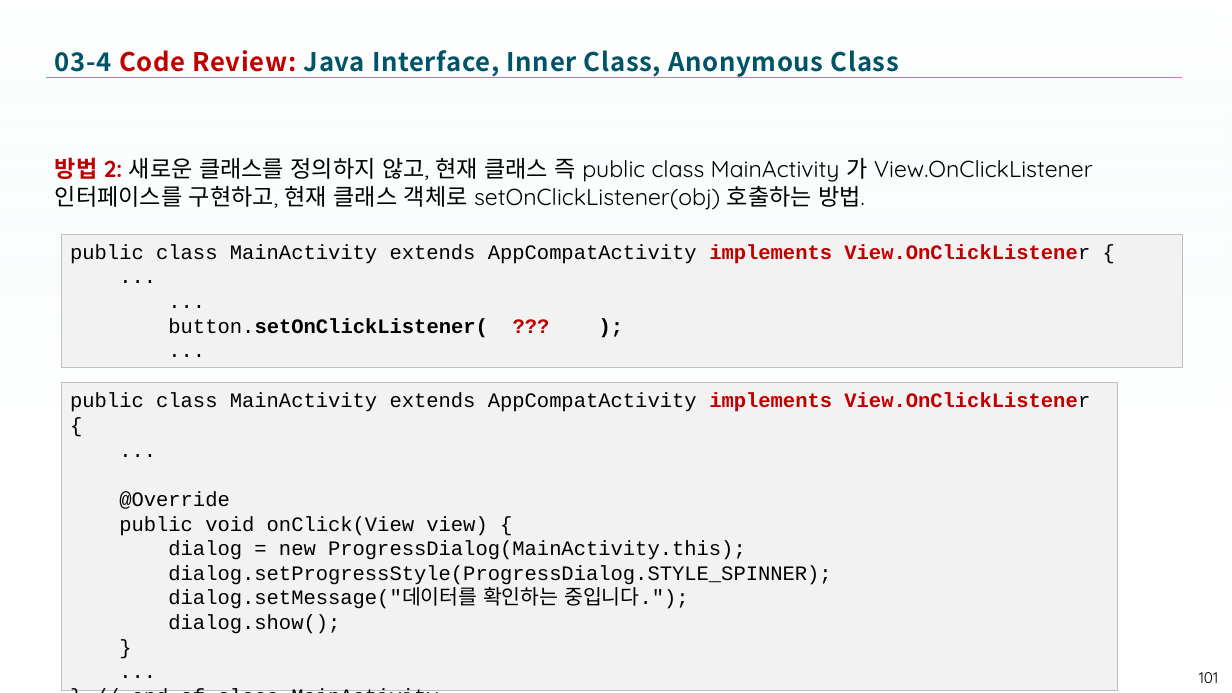
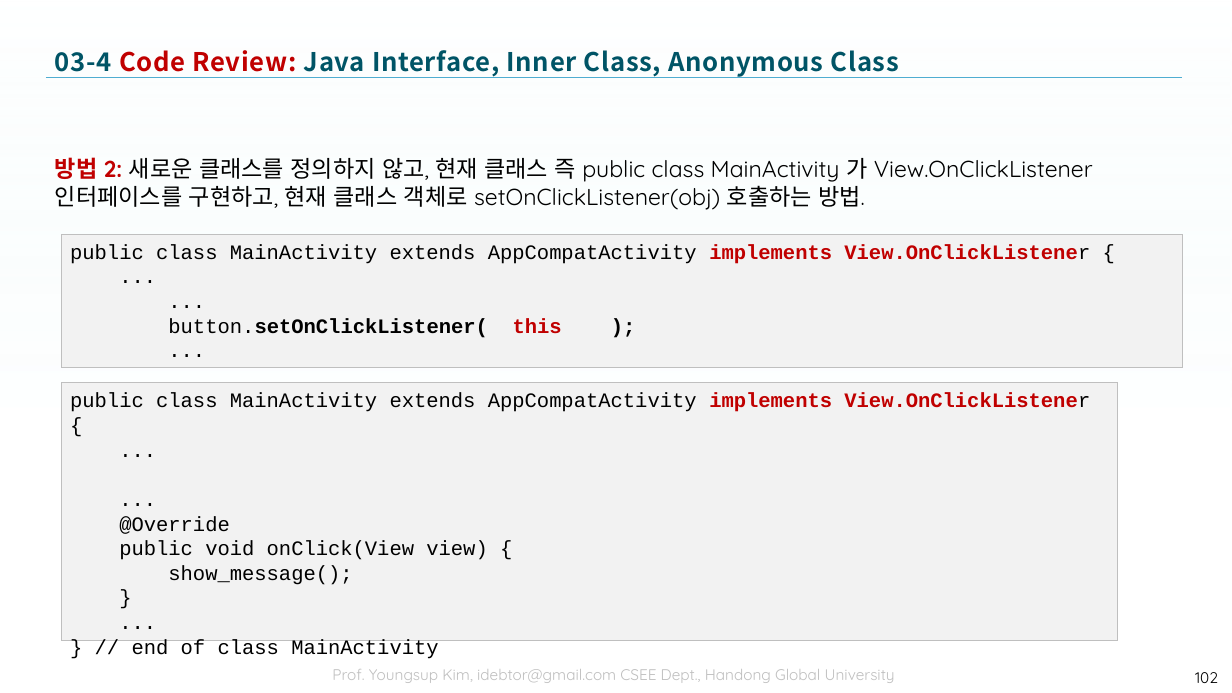
Before and after one commit to tae7841/HuStarAS, a slide deck: slide 102 of ppts/03Widget.pptx (slide 101 before the commit). Drawn at 1232x693 pixels with LibreOffice and Linux fonts; fonts in the diff are those of the drawing; background and template pictures are left out. Boxes give left, top, right and bottom in pixels: in the first picture for what was removed or moved away, otherwise in the second. Text is boxed around its words. In the diff, an @@ line names an element or a change of style, - is before the commit and + after.

```diff
--- a/ppts/03Widget.pptx
+++ b/ppts/03Widget.pptx
@@ text in rectangle at bbox=[168, 318, 562, 338]: text changed @@
-button.setOnClickListener( ??? );
+button.setOnClickListener( this );
@@ text in rectangle at bbox=[61, 383, 1117, 640]: paragraph added @@
+...
@@ rectangle "public class MainActivity extends AppCompatActivity ...": place and size @@
-rectangle "public class MainActivity extends AppCompatActivity ..." at bbox=[61, 383, 1117, 690]
+rectangle "public class MainActivity extends AppCompatActivity ..." at bbox=[61, 383, 1117, 640]
@@ text in rectangle at bbox=[168, 565, 352, 585]: text changed @@
-dialog = new ProgressDialog(MainActivity.this);
-dialog.setProgressStyle(ProgressDialog.STYLE_SPINNER);
-dialog.setMessage("데이터를 확인하는 중입니다.");
-dialog.show();
+show_message();
@@ page number at bbox=[1195, 672, 1218, 683]: text changed @@
-101
+102
```
Also in this commit, not shown: 8 other slides changed, 5 slides added.
